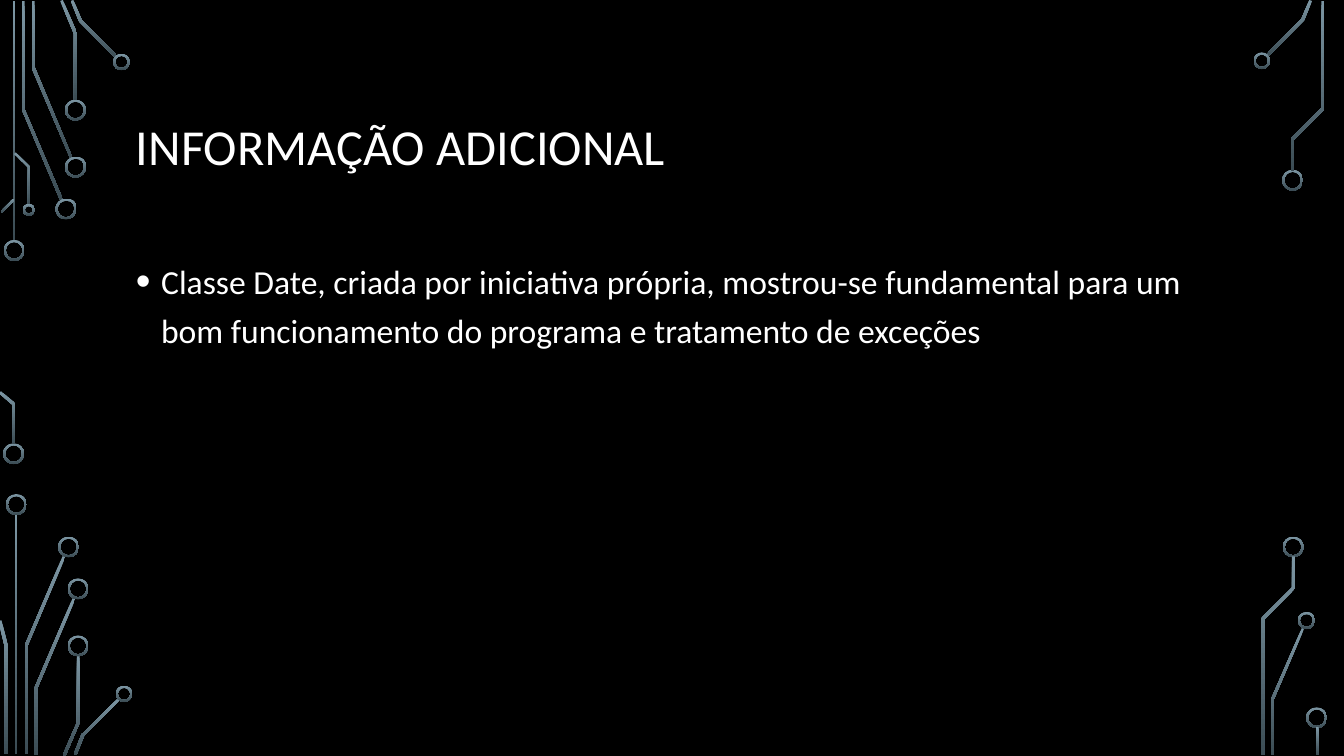
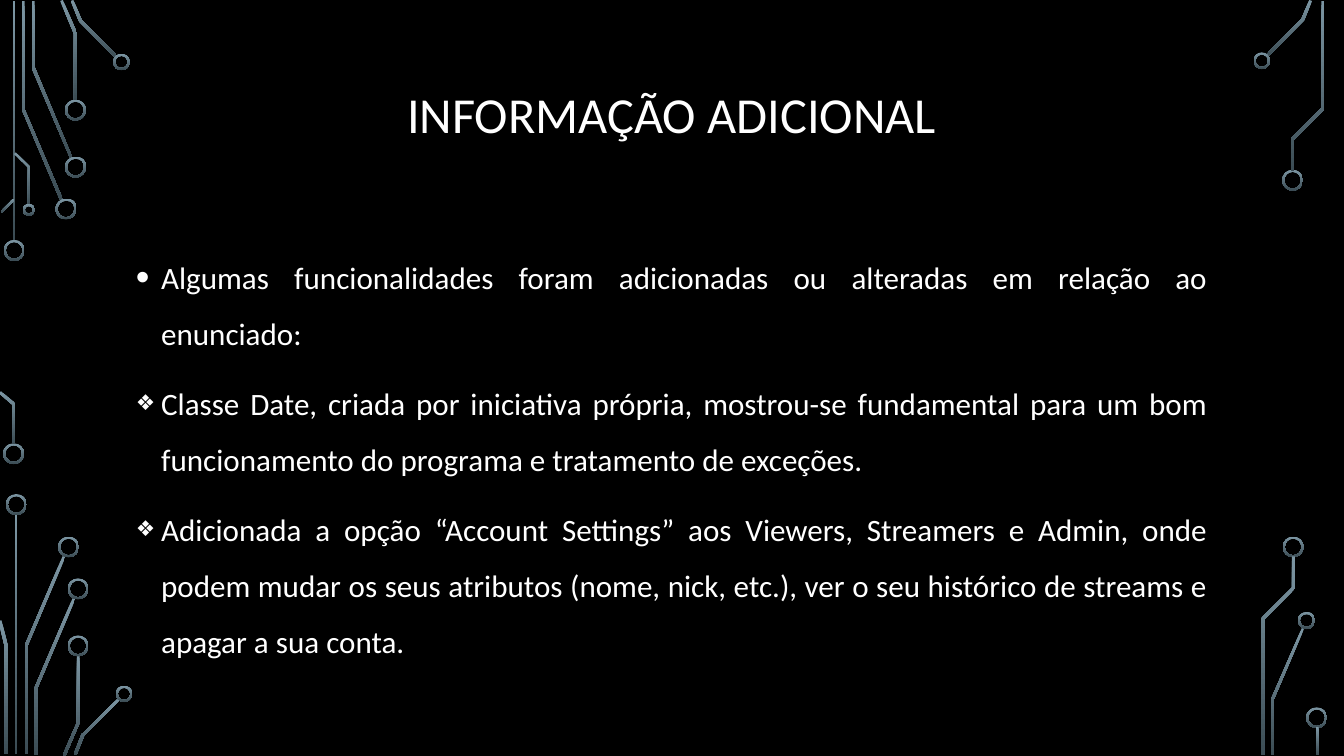
Before and after one commit to BrunoRosendo/StreamZ-AEDA-proj-, a slide deck: slide 16 of StreamZ.pptx. Drawn at 1344x756 pixels with LibreOffice and Linux fonts; fonts in the diff are those of the drawing; background and template pictures are left out. Boxes give left, top, right and bottom in pixels: in the first picture for what was removed or moved away, otherwise in the second. Text is boxed around its words. In the diff, an @@ line names an element or a change of style, - is before the commit and + after.

Commit message:
Updated PPT

```diff
--- a/StreamZ.pptx
+++ b/StreamZ.pptx
@@ title "INFORMAÇÃO ADICIONAL": place and size @@
-title "INFORMAÇÃO ADICIONAL" at bbox=[136, 125, 665, 174]
+title "INFORMAÇÃO ADICIONAL" at bbox=[407, 93, 936, 142]
@@ title "INFORMAÇÃO ADICIONAL" at bbox=[407, 93, 936, 142]: alignment left to centre @@
@@ text at bbox=[161, 267, 1206, 659]: text changed; size 24 to 22.2 pt @@
-• Classe Date, criada por iniciativa própria, mostrou-se fundamental para um bom funcionamento do programa e tratamento de exceções
+• Algumas funcionalidades foram adicionadas ou alteradas em relação ao enunciado:
+❖ Classe Date, criada por iniciativa própria, mostrou-se fundamental para um bom funcionamento do programa e tratamento de exceções.
+❖ Adicionada a opção “Account Settings” aos Viewers, Streamers e Admin, onde podem mudar os seus atributos (nome, nick, etc.), ver o seu histórico de streams e apagar a sua conta.
```
Also in this commit, not shown: 12 other slides changed, 3 slides added, 7 slides removed.
